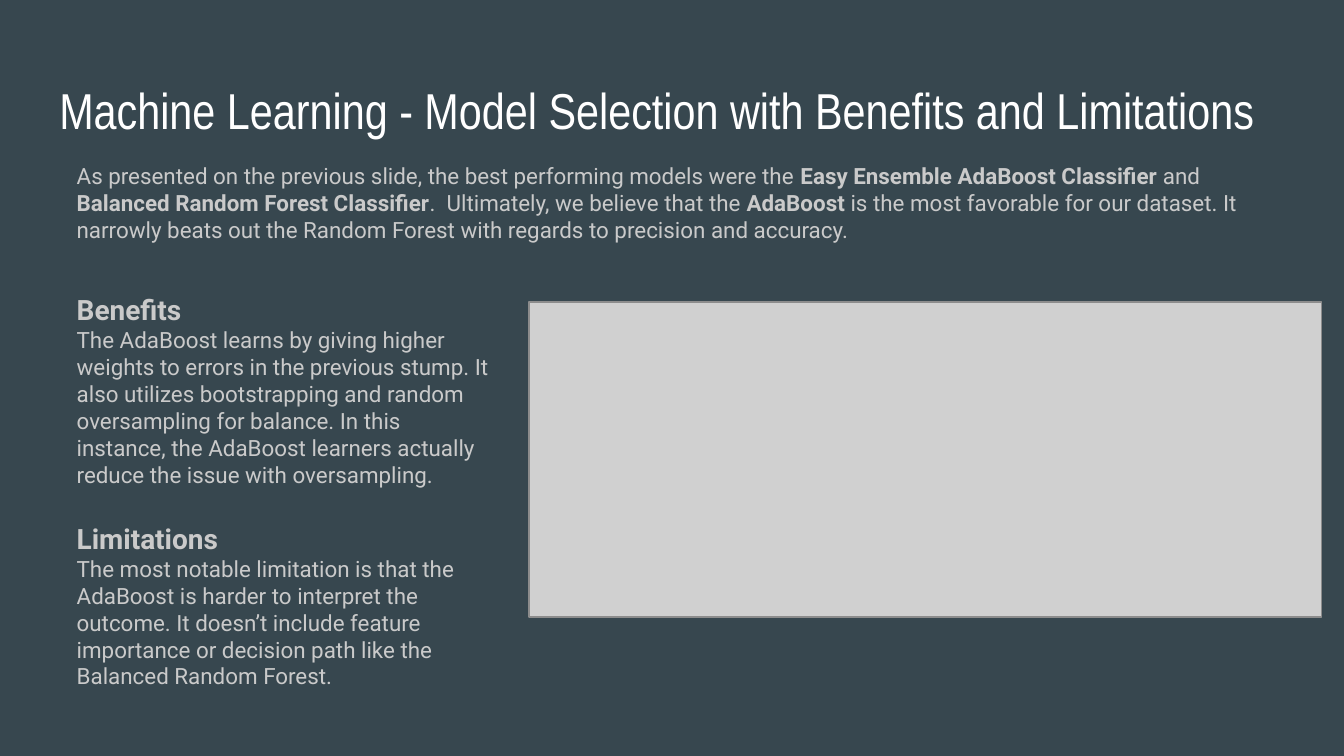
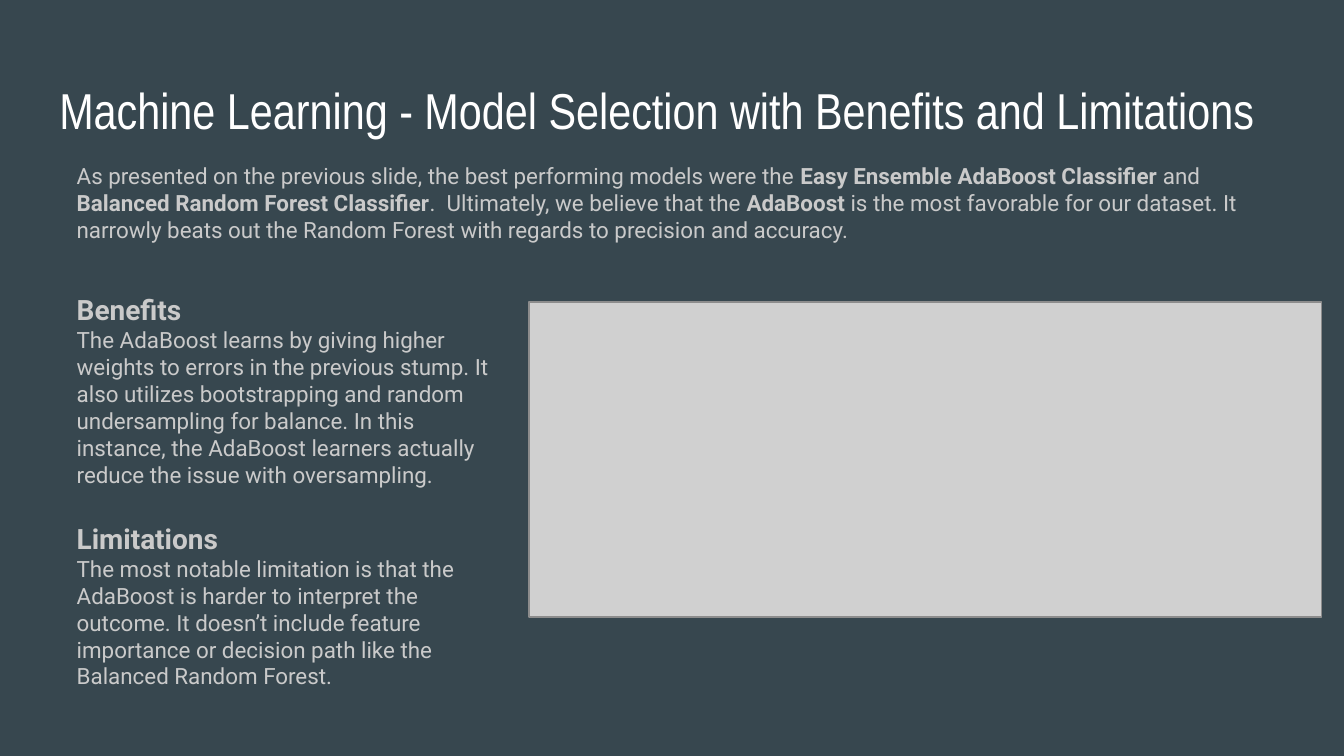
Before and after one commit to razon7/Group-Project, a slide deck: slide 11 of College_Costs_Career_Pay.pptx. Drawn at 1344x756 pixels with LibreOffice and Linux fonts; fonts in the diff are those of the drawing; grey boxes stand for pictures. Boxes give left, top, right and bottom in pixels: in the first picture for what was removed or moved away, otherwise in the second. Text is boxed around its words. In the diff, an @@ line names an element or a change of style, - is before the commit and + after.

```diff
--- a/College_Costs_Career_Pay.pptx
+++ b/College_Costs_Career_Pay.pptx
@@ text at (x1=77, y1=331, x2=488, y2=488): text changed @@
-The AdaBoost learns by giving higher weights to errors in the previous stump. It also utilizes bootstrapping and random oversampling for balance. In this instance, the AdaBoost learners actually reduce the issue with oversampling.
+The AdaBoost learns by giving higher weights to errors in the previous stump. It also utilizes bootstrapping and random undersampling for balance. In this instance, the AdaBoost learners actually reduce the issue with oversampling.
```
Also in this commit, not shown: 1 other slide changed.
